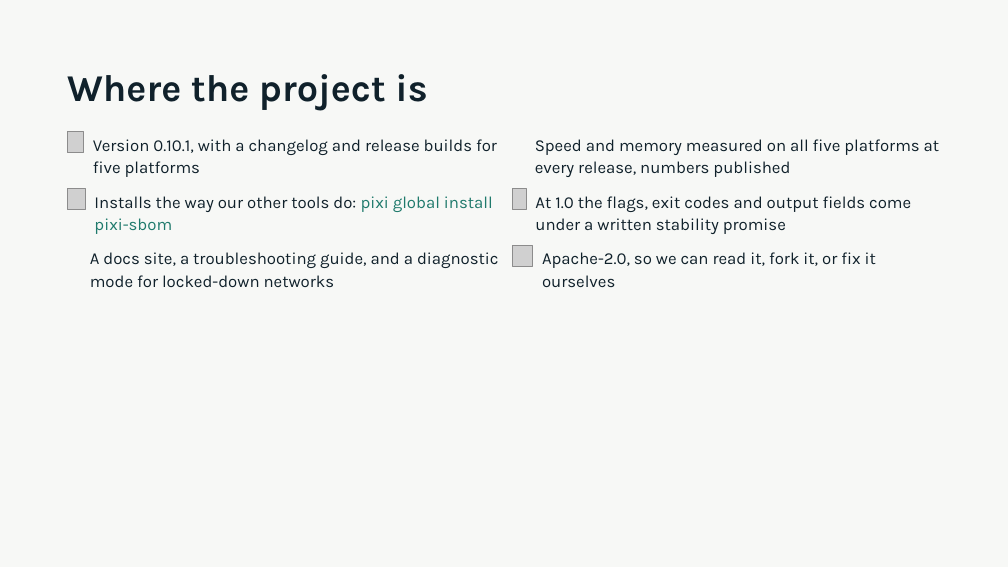
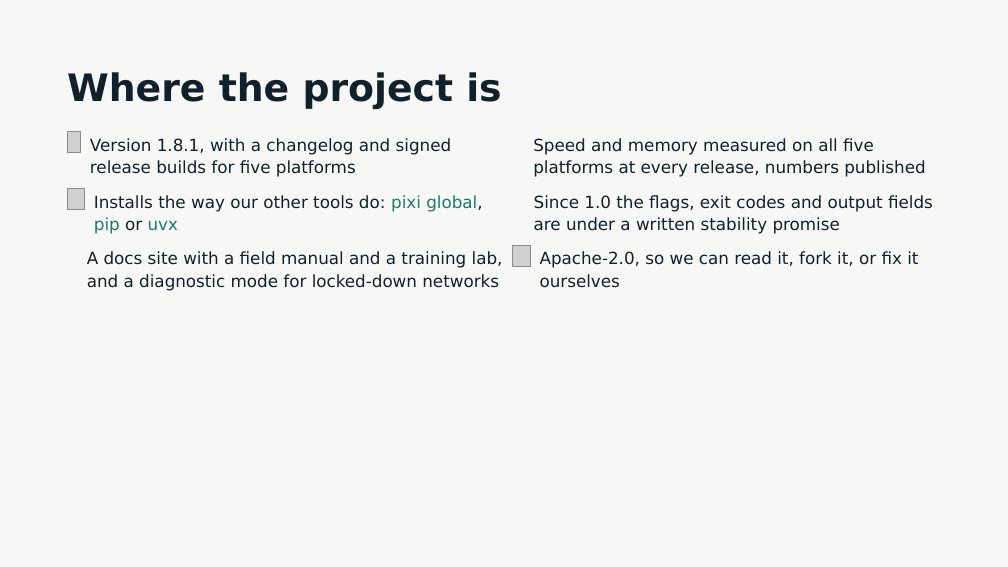
Before and after one commit to actions-marketplace-validations/millsks_pixi-sbom, a slide deck: slide 11 of docs/presentations/engineering-management/pixi-sbom-engineering.pptx. Drawn at 1008x567 pixels with LibreOffice and Linux fonts; fonts in the diff are those of the drawing; grey boxes stand for pictures; background and template pictures are left out. Boxes give left, top, right and bottom in pixels: in the first picture for what was removed or moved away, otherwise in the second. Text is boxed around its words. In the diff, an @@ line names an element or a change of style, - is before the commit and + after.

```diff
--- a/docs/presentations/engineering-management/pixi-sbom-engineering.pptx
+++ b/docs/presentations/engineering-management/pixi-sbom-engineering.pptx
@@ font Karla to DejaVu Sans in 3 elements at bbox=[533, 138, 925, 177], bbox=[540, 251, 918, 288], bbox=[67, 72, 501, 109] @@
@@ text at bbox=[90, 138, 452, 177]: text changed; font Karla to DejaVu Sans @@
-Version 0.10.1, with a changelog and release builds for five platforms
+Version 1.8.1, with a changelog and signed release builds for five platforms
@@ text at bbox=[94, 195, 483, 234]: text changed; font Karla to DejaVu Sans @@
-Installs the way our other tools do: pixi global install pixi-sbom
+Installs the way our other tools do: pixi global, pip or uvx
@@ picture removed at bbox=[513, 189, 526, 210] @@
@@ text at bbox=[534, 195, 933, 234]: text changed; font Karla to DejaVu Sans @@
-At 1.0 the flags, exit codes and output fields come under a written stability promise
+Since 1.0 the flags, exit codes and output fields are under a written stability promise
@@ text at bbox=[87, 251, 503, 291]: text changed; font Karla to DejaVu Sans @@
-A docs site, a troubleshooting guide, and a diagnostic mode for locked-down networks
+A docs site with a field manual and a training lab, and a diagnostic mode for locked-down networks
```
Also in this commit, not shown: 10 other slides changed, 1 slide added, 1 slide removed, 16 other files.
